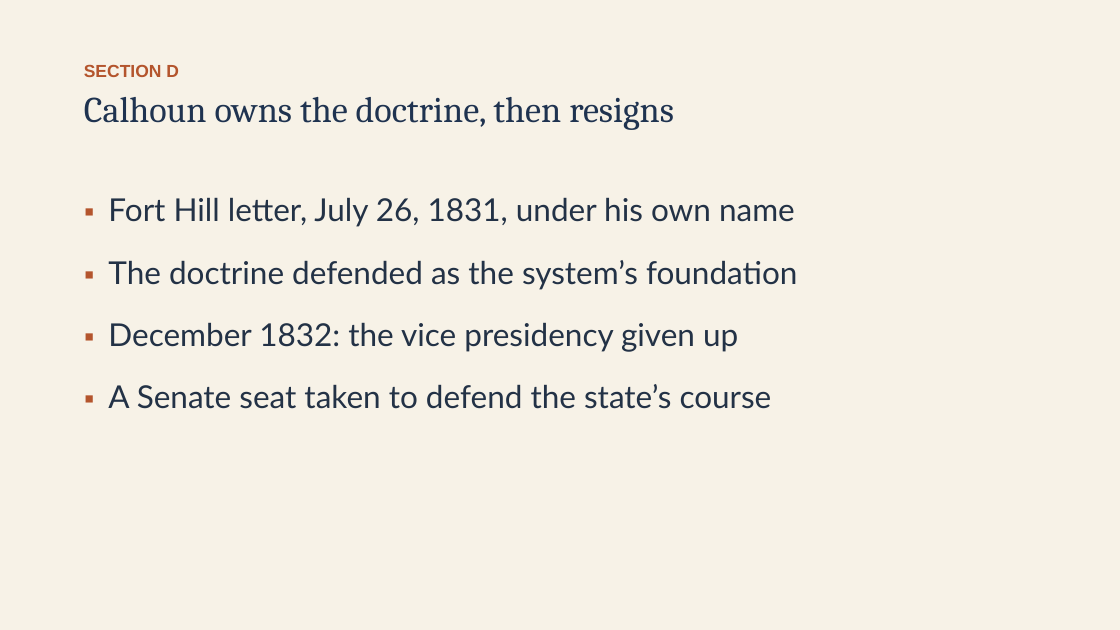
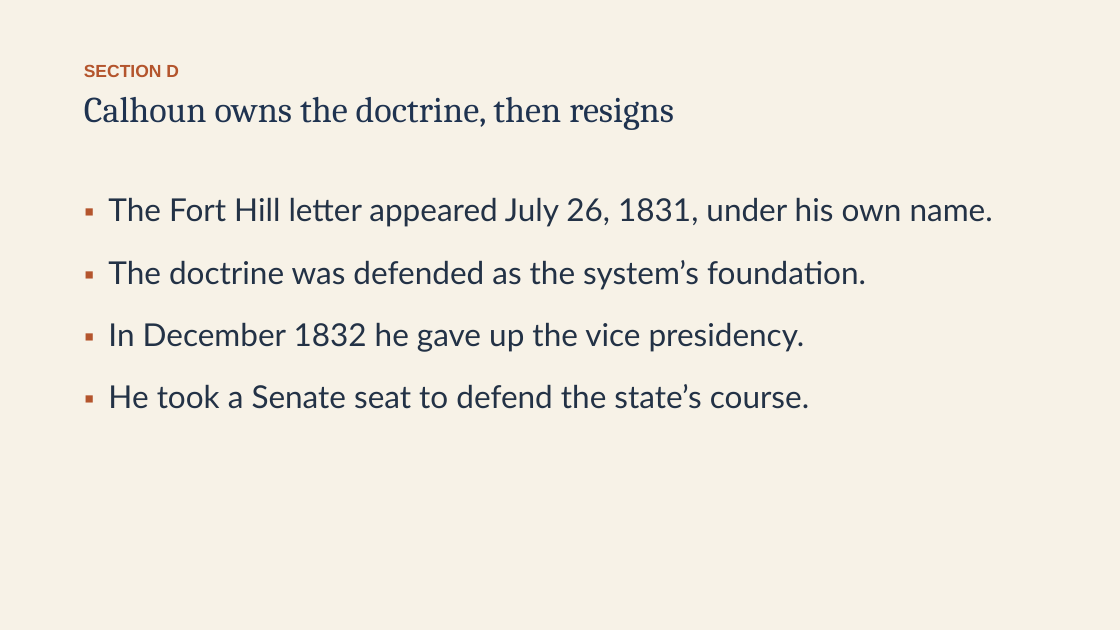
Before and after one commit to ab17gthb/humanities-curriculum-group, a slide deck: slide 14 of jackson-reform/lesson-03/lesson-03-slides.pptx. Drawn at 1120x630 pixels with LibreOffice and Linux fonts; fonts in the diff are those of the drawing. Boxes give left, top, right and bottom in pixels: in the first picture for what was removed or moved away, otherwise in the second. Text is boxed around its words. In the diff, an @@ line names an element or a change of style, - is before the commit and + after.

```diff
--- a/jackson-reform/lesson-03/lesson-03-slides.pptx
+++ b/jackson-reform/lesson-03/lesson-03-slides.pptx
@@ text at box(108, 197, 993, 409): text changed @@
-▪ Fort Hill letter, July 26, 1831, under his own name
-▪ The doctrine defended as the system’s foundation
-▪ December 1832: the vice presidency given up
-▪ A Senate seat taken to defend the state’s course
+▪ The Fort Hill letter appeared July 26, 1831, under his own name.
+▪ The doctrine was defended as the system’s foundation.
+▪ In December 1832 he gave up the vice presidency.
+▪ He took a Senate seat to defend the state’s course.
```
Also in this commit, not shown: 11 other slides changed, 6 other files.
